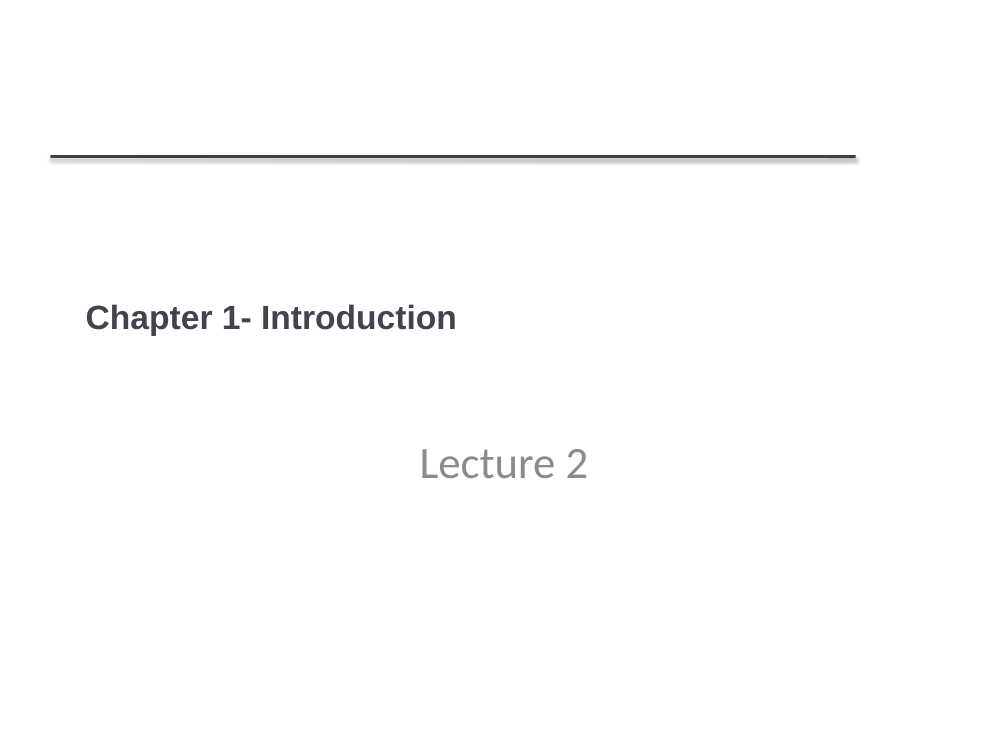
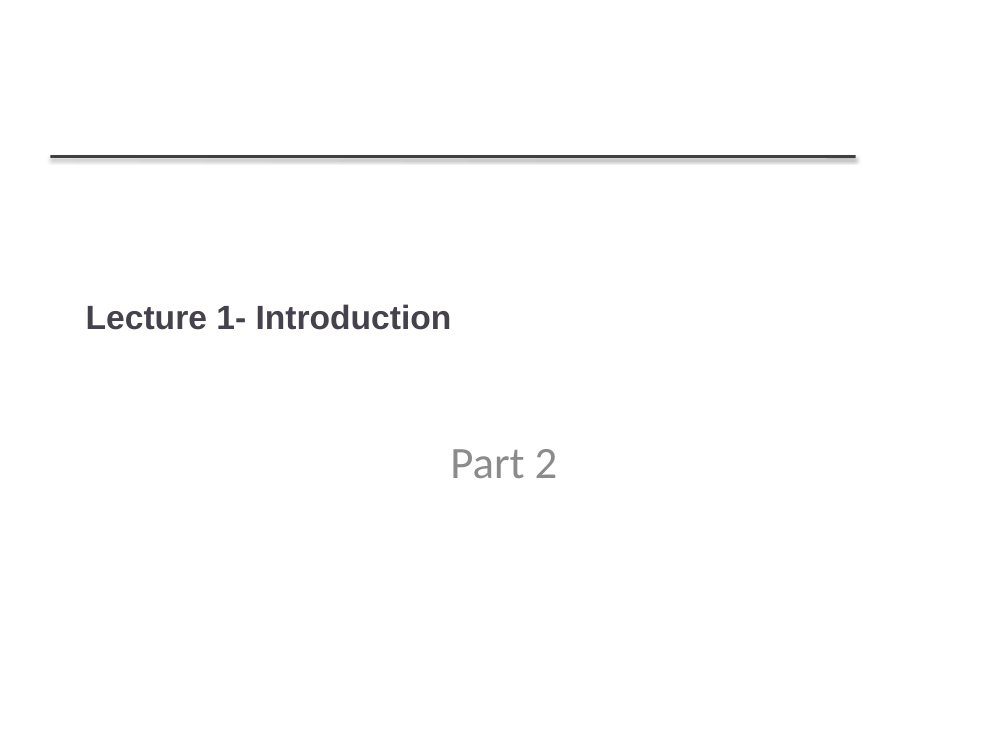
Before and after one commit to FurkanGozukara/Software-Engineering-CSE307-2020, a slide deck: slide 24 of lecture slides/Chapter 1 - Introduction.pptx. Drawn at 1008x756 pixels with LibreOffice and Linux fonts; fonts in the diff are those of the drawing; background and template pictures are left out. Boxes give left, top, right and bottom in pixels: in the first picture for what was removed or moved away, otherwise in the second. Text is boxed around its words. In the diff, an @@ line names an element or a change of style, - is before the commit and + after.

```diff
--- a/lecture slides/Chapter 1 - Introduction.pptx
+++ b/lecture slides/Chapter 1 - Introduction.pptx
@@ title at <box>86,304,452,330</box>: text changed @@
-Chapter 1- Introduction
+Lecture 1- Introduction
@@ subtitle at <box>450,449,558,478</box>: text changed @@
-Lecture 2
+Part 2
```
Also in this commit, not shown: 1 other slide changed, 3 other files.
